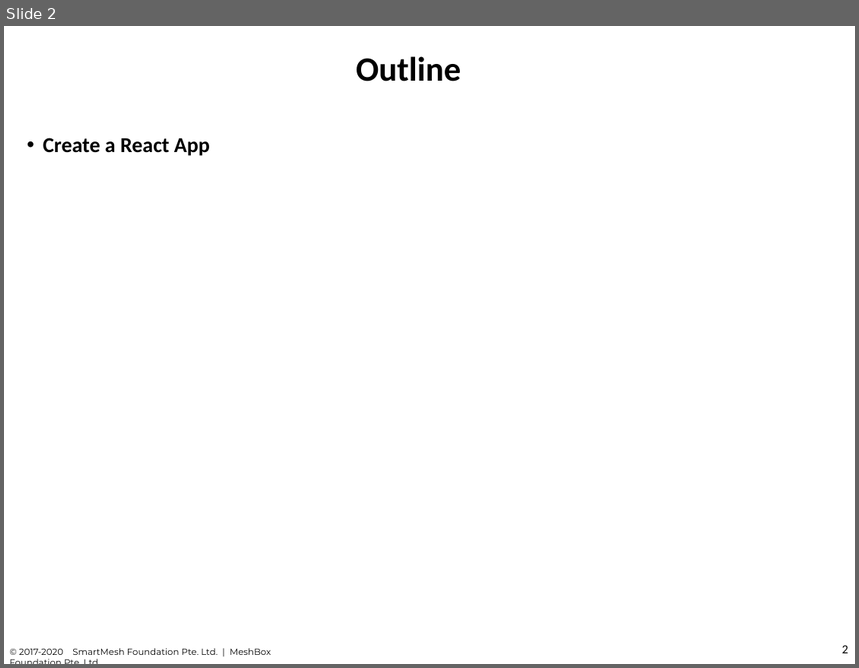
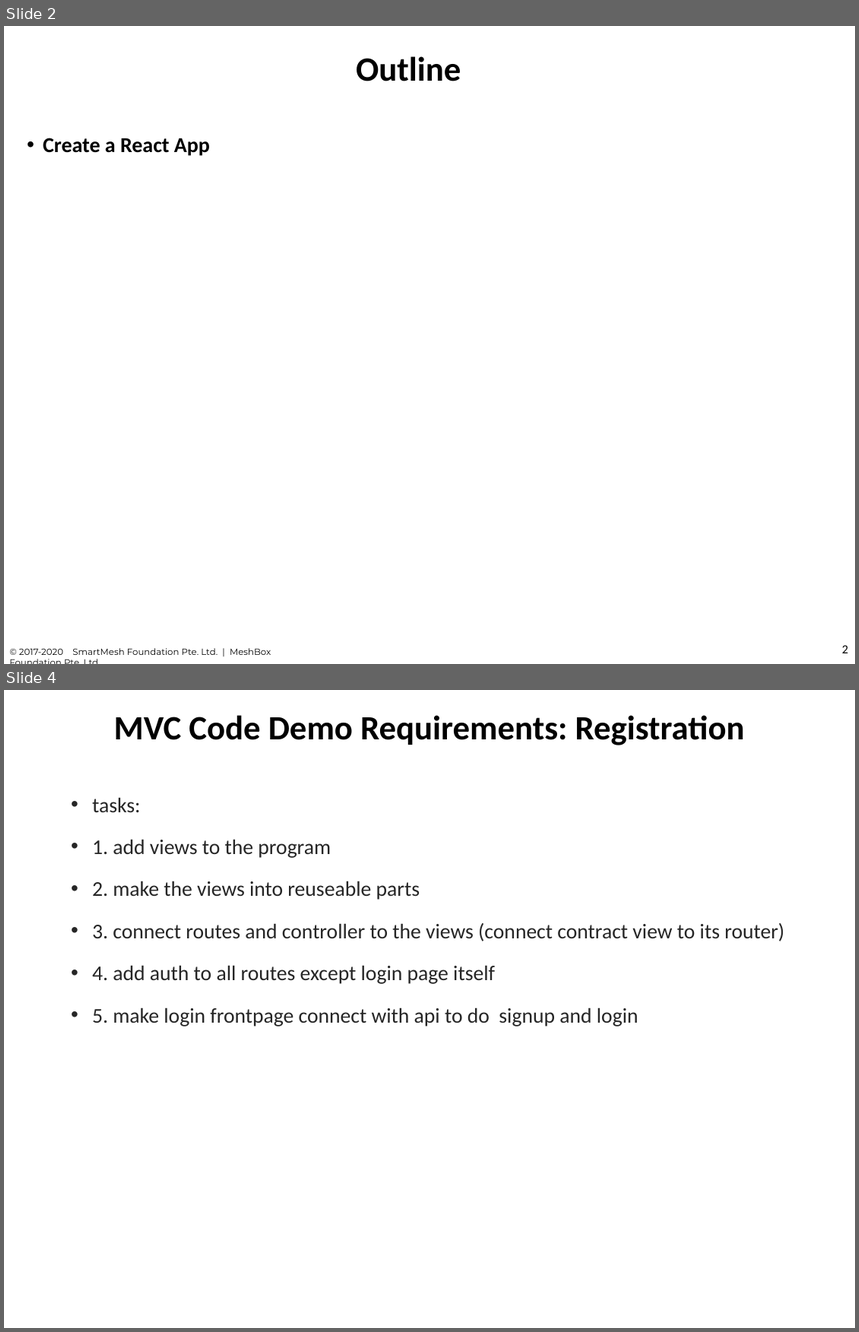
Before and after one commit to chuacw/SGUS-Slides, a slide deck: BCI - Day11 - Node-Express 2.pptx. Shown one above the other, each under a label of ours: slide 2 before the commit, slides 2 and 4 after it; the slides between them are not shown. The pictures are 859x668 and 859x1332 pixels, drawn with LibreOffice and Linux fonts; fonts in the diff are those of the drawing. Boxes give left, top, right and bottom in pixels: in the first picture for what was removed or moved away, otherwise in the second. Text is boxed around its words. In the diff, an @@ line names an element or a change of style, - is before the commit and + after.

```diff
--- a/BCI - Day11 - Node-Express 2.pptx
+++ b/BCI - Day11 - Node-Express 2.pptx
@@ slide 4 added at (x1=4, y1=690, x2=855, y2=1328), background #FFFFFF @@
@@ title added at (x1=114, y1=715, x2=745, y2=745), 28.8 pt, text #000000, bold @@
+MVC Code Demo Requirements: Registration
@@ text added at (x1=92, y1=797, x2=785, y2=1027), 17.8 pt, text #262626 @@
+• tasks:
+• 1. add views to the program
+• 2. make the views into reuseable parts
+• 3. connect routes and controller to the views (connect contract view to its router)
+• 4. add auth to all routes except login page itself
+• 5. make login frontpage connect with api to do signup and login
```
Also in this commit, not shown: 10 other slides added, 8 slides removed, 3 other files.
